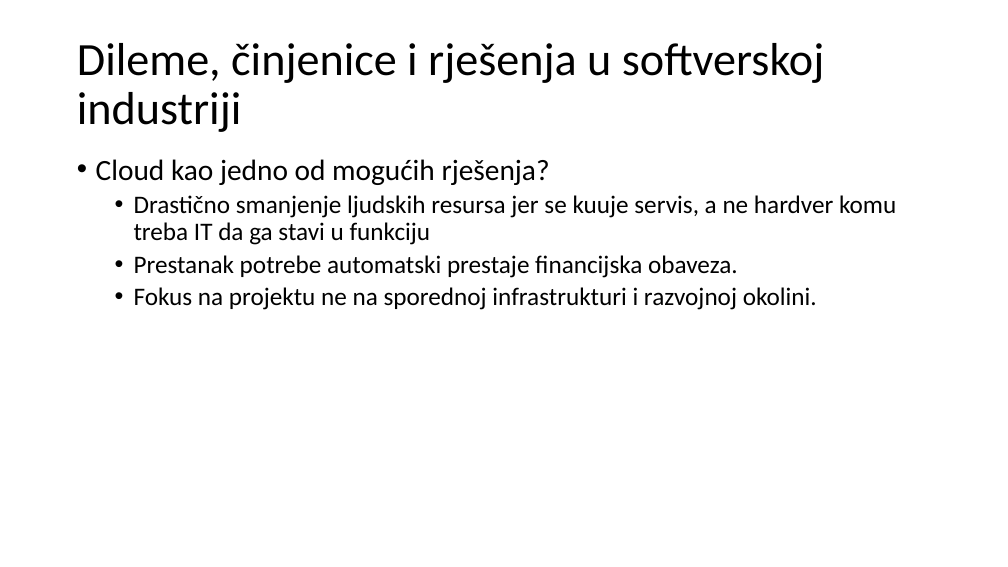
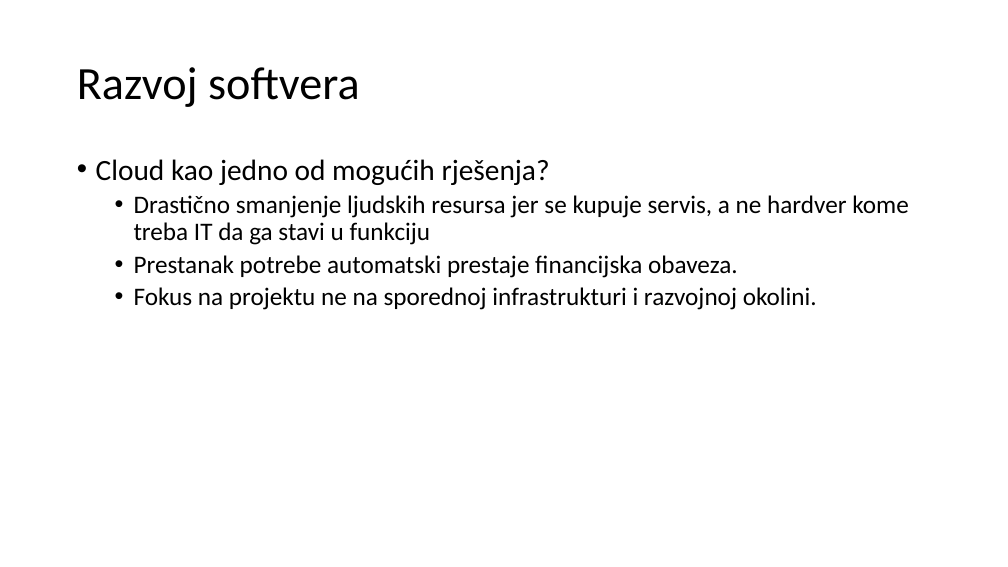
Before and after one commit to bhrnjica/RS-II, a slide deck: slide 6 of 09 Predavanje/Predavanje 09- DevOps.pptx. Drawn at 1008x567 pixels with LibreOffice and Linux fonts; fonts in the diff are those of the drawing. Boxes give left, top, right and bottom in pixels: in the first picture for what was removed or moved away, otherwise in the second. Text is boxed around its words. In the diff, an @@ line names an element or a change of style, - is before the commit and + after.

```diff
--- a/09 Predavanje/Predavanje 09- DevOps.pptx
+++ b/09 Predavanje/Predavanje 09- DevOps.pptx
@@ title at <box>77,67,360,107</box>: text changed @@
-Dileme, činjenice i rješenja u softverskoj industriji
+Razvoj softvera
@@ text at <box>134,195,909,245</box>: text changed @@
-  • Drastično smanjenje ljudskih resursa jer se kuuje servis, a ne hardver komu treba IT da ga stavi u funkciju
+  • Drastično smanjenje ljudskih resursa jer se kupuje servis, a ne hardver kome treba IT da ga stavi u funkciju
```
Also in this commit, not shown: 7 other slides changed, 1 slide added.
